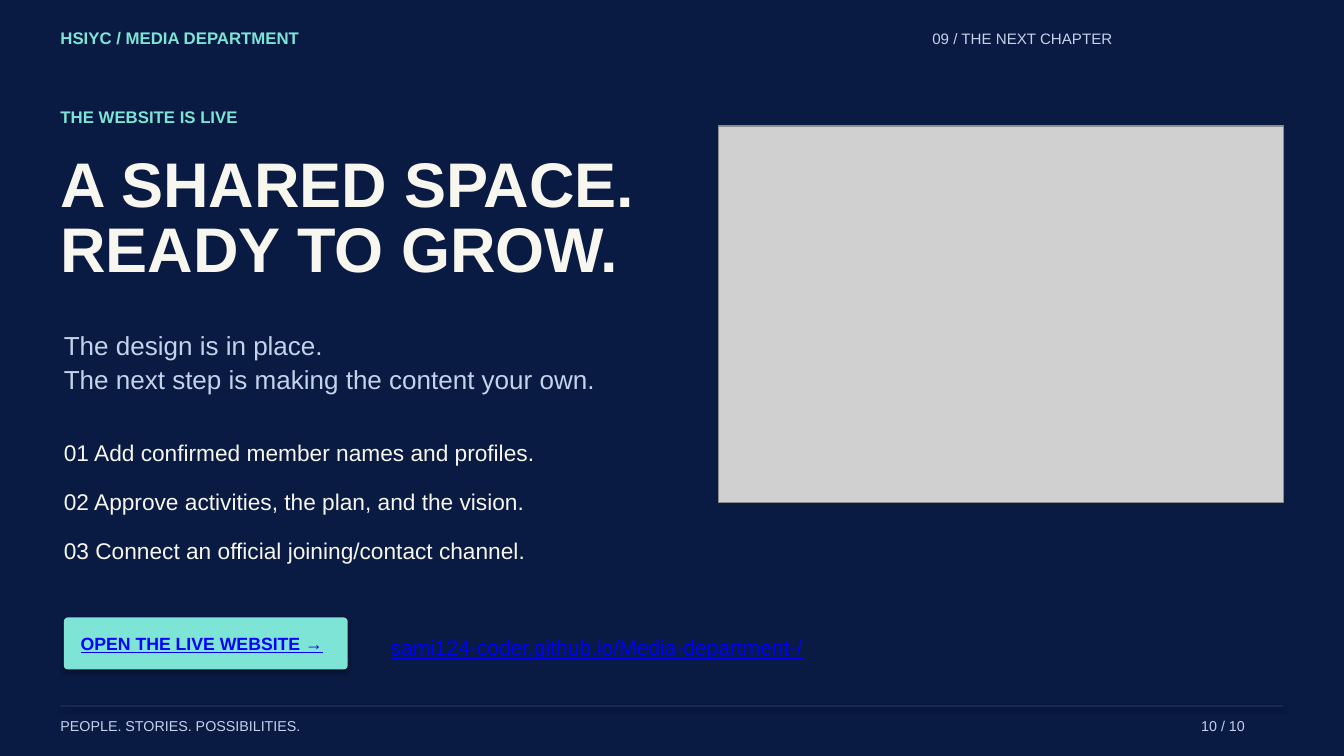
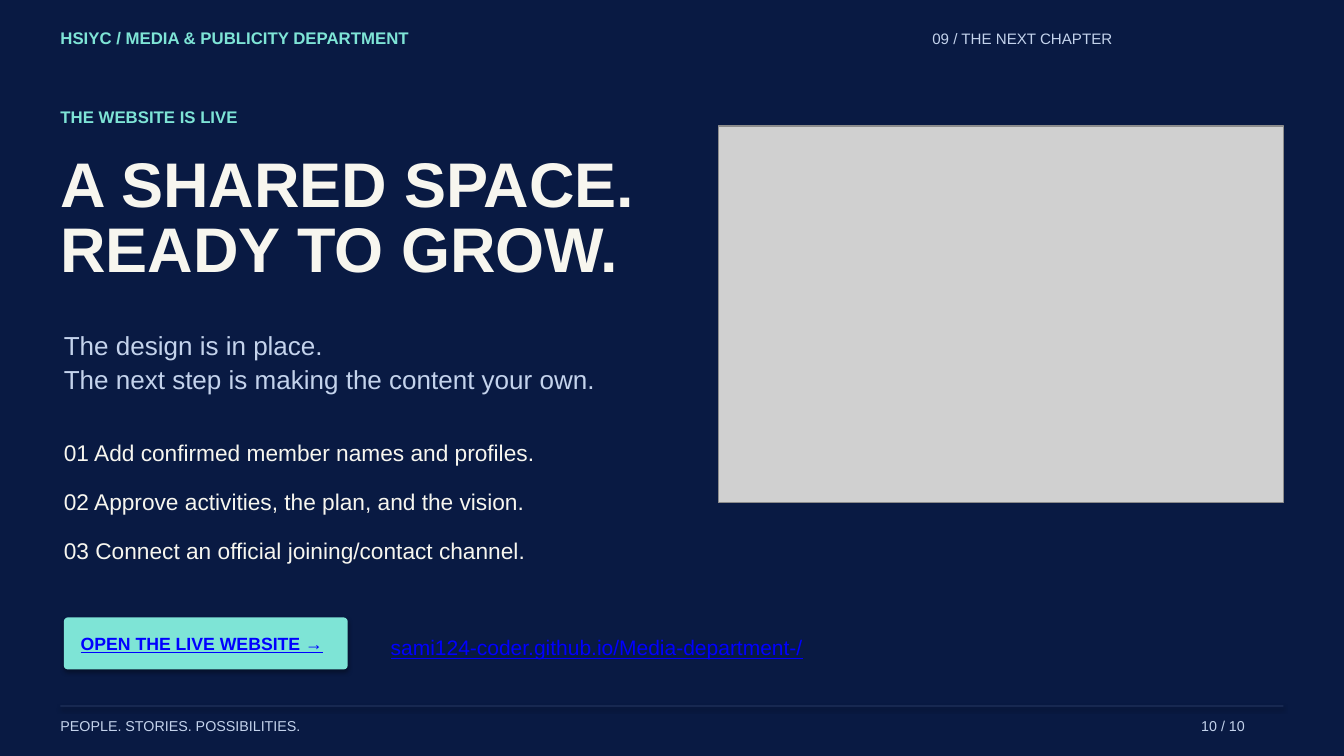
Before and after one commit to sami124-coder/Media-department-, a slide deck: slide 10 of downloads/HSIYC-Website-Presentation.pptx. Drawn at 1344x756 pixels with LibreOffice and Linux fonts; fonts in the diff are those of the drawing; grey boxes stand for pictures. Boxes give left, top, right and bottom in pixels: in the first picture for what was removed or moved away, otherwise in the second. Text is boxed around its words. In the diff, an @@ line names an element or a change of style, - is before the commit and + after.

Commit message:
Apply department logo to website and presentation

```diff
--- a/downloads/HSIYC-Website-Presentation.pptx
+++ b/downloads/HSIYC-Website-Presentation.pptx
@@ text at box(60, 32, 408, 44): text changed @@
-HSIYC / MEDIA DEPARTMENT
+HSIYC / MEDIA & PUBLICITY DEPARTMENT
```
Also in this commit, not shown: 9 other slides changed, 7 other files.
